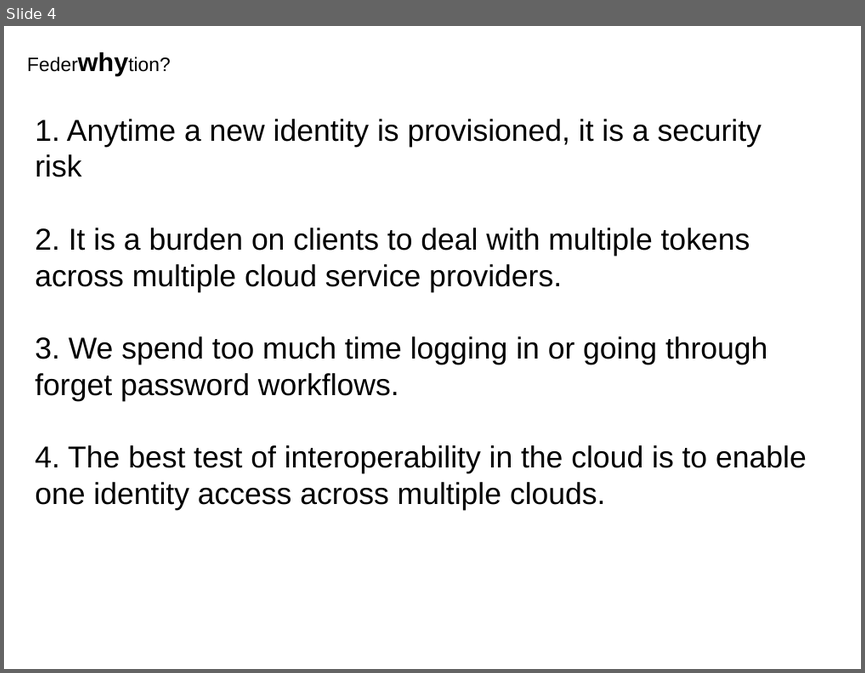
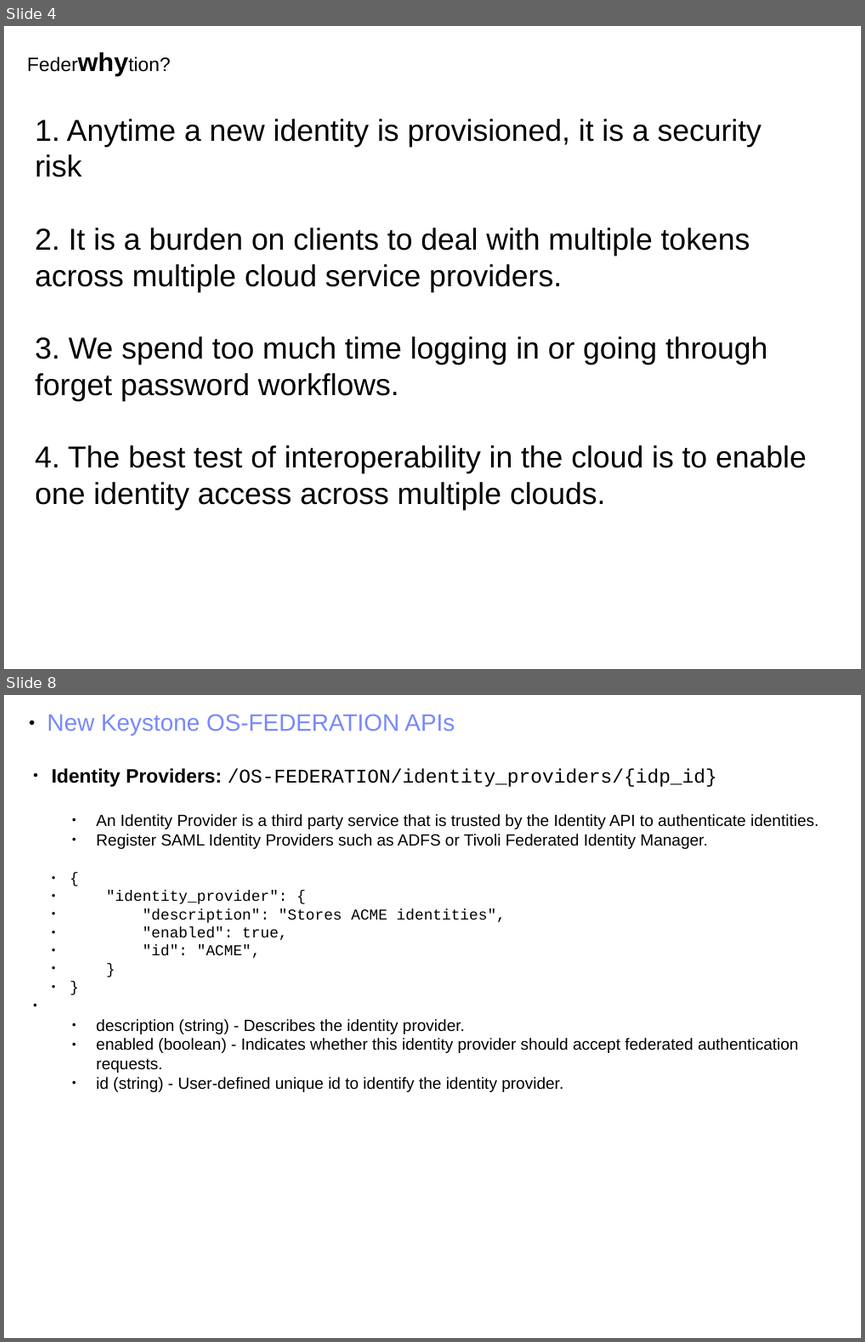
Before and after one commit to joesavak/OpenStackFederation, a slide deck: os-federation.odp. Shown one above the other, each under a label of ours: slide 4 before the commit, slides 4 and 8 after it; the slides between them are not shown. The pictures are 865x673 and 865x1342 pixels, drawn with LibreOffice and Linux fonts; fonts in the diff are those of the drawing. Boxes give left, top, right and bottom in pixels: in the first picture for what was removed or moved away, otherwise in the second. Text is boxed around its words. In the diff, an @@ line names an element or a change of style, - is before the commit and + after.

```diff
--- a/os-federation.odp
+++ b/os-federation.odp
@@ slide 8 added at bbox=[4, 695, 861, 1338], background #FFFFFF @@
@@ text added at bbox=[47, 714, 454, 735], 22 pt, text #7889FB @@
+● New Keystone OS-FEDERATION APIs
@@ text added at bbox=[52, 768, 818, 1092], 15 pt, text #000000 @@
+● Identity Providers: /OS-FEDERATION/identity_providers/{idp_id}
+  ● An Identity Provider is a third party service that is trusted by the Identity API to authenticate identities.
+  ● Register SAML Identity Providers such as ADFS or Tivoli Federated Identity Manager.
+  ● {
+  ● "identity_provider": {
+  ● "description": "Stores ACME identities",
+  ● "enabled": true,
+  ● "id": "ACME",
+  ● }
+  ● }
+  ● description (string) - Describes the identity provider.
+  ● enabled (boolean) - Indicates whether this identity provider should accept federated authentication requests.
+  ● id (string) - User-defined unique id to identify the identity provider.
```
Also in this commit, not shown: 2 slides changed, 11 other slides added, 1 slide removed.
